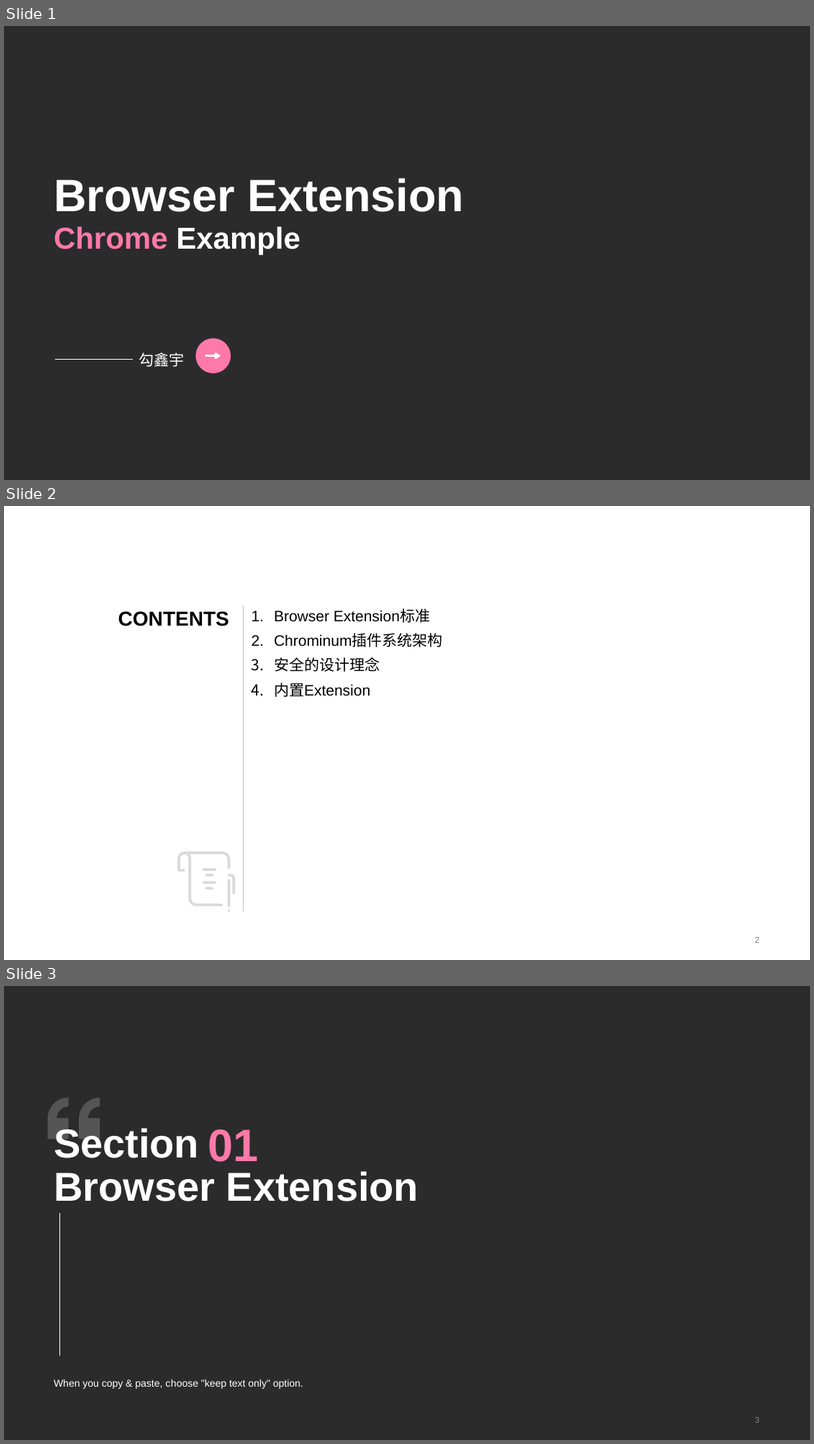
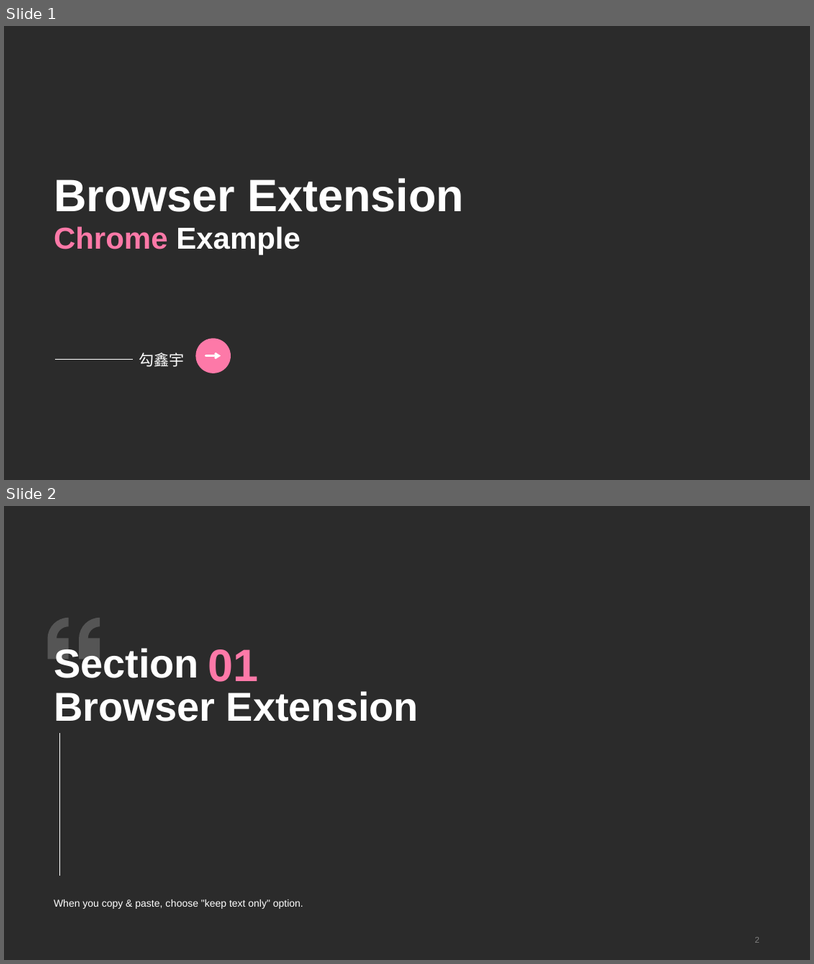
Before and after one commit to gxy5202/JS-Hero, a slide deck: browser-extension/extension.pptx. Shown one above the other, each under a label of ours: slides 1, 2 and 3 before the commit, slides 1 and 2 after it. The pictures are 814x1444 and 814x964 pixels, drawn with LibreOffice and Linux fonts; fonts in the diff are those of the drawing; background and template pictures are left out; a plain dark background stands for a picture behind light text. Boxes give left, top, right and bottom in pixels: in the first picture for what was removed or moved away, otherwise in the second. Text is boxed around its words. In the diff, an @@ line names an element or a change of style, - is before the commit and + after.

Commit message:
update ppt

```diff
--- a/browser-extension/extension.pptx
+++ b/browser-extension/extension.pptx
@@ slide 2 removed at bbox=[4, 506, 810, 960], background #FFFFFF @@
@@ text removed at bbox=[118, 611, 229, 626] @@
-CON TENTS
@@ line removed from (244, 605) to (244, 912) @@
@@ text removed at bbox=[274, 609, 443, 697] @@
-1. Browser Extension标准
-2. Chrominum插件系统架构
-3. 安全的设计理念
-4. 内置Extension
@@ freeform shape removed at bbox=[178, 852, 235, 912] @@
@@ page number removed at bbox=[755, 937, 759, 942] @@
-2
@@ what was slide 3 is now slide 2 @@
```
Also in this commit, not shown: 8 other slides removed.
